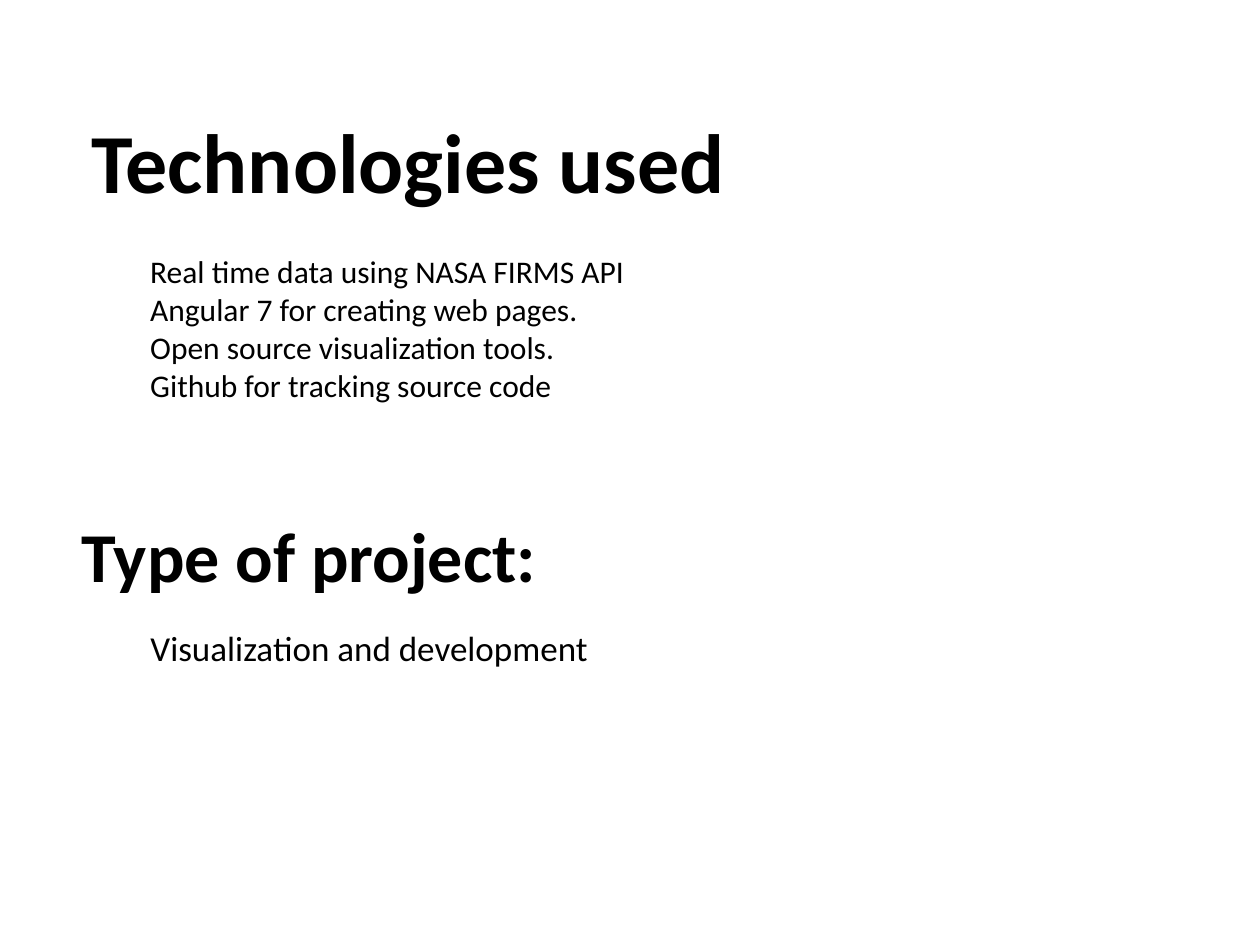
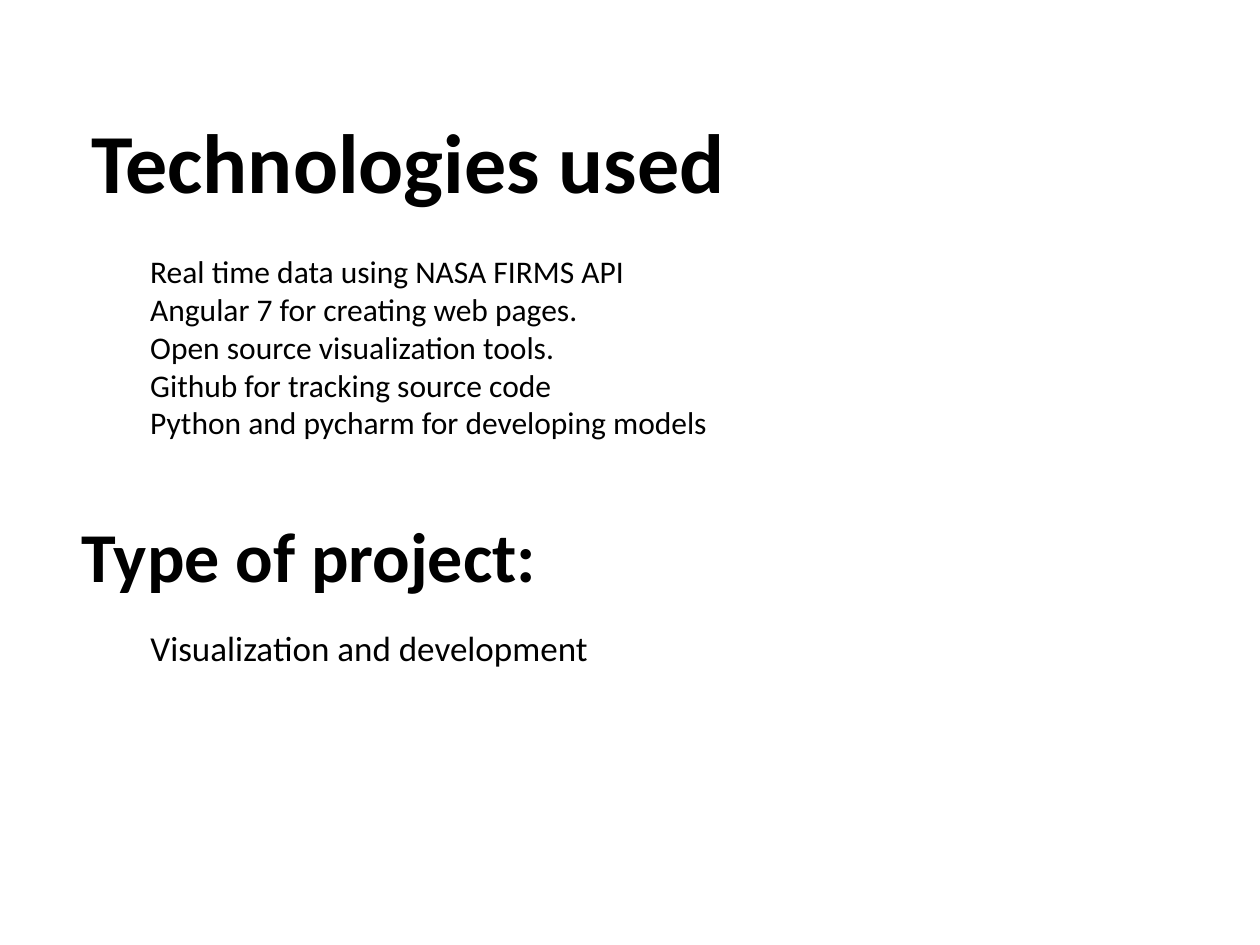
Before and after one commit to sindhusha-t/Predict-WildFires-, a slide deck: slide 6 of Documentation/Wildfire Intensity.pptx (slide 4 before the commit). Drawn at 1260x945 pixels with LibreOffice and Linux fonts; fonts in the diff are those of the drawing; background and template pictures are left out. Boxes give left, top, right and bottom in pixels: in the first picture for what was removed or moved away, otherwise in the second. Text is boxed around its words. In the diff, an @@ line names an element or a change of style, - is before the commit and + after.

```diff
--- a/Documentation/Wildfire Intensity.pptx
+++ b/Documentation/Wildfire Intensity.pptx
@@ text at <box>150,412,706,440</box>: paragraph added @@
+Python and pycharm for developing models
```
Also in this commit, not shown: 4 other slides changed, 3 slides added.
